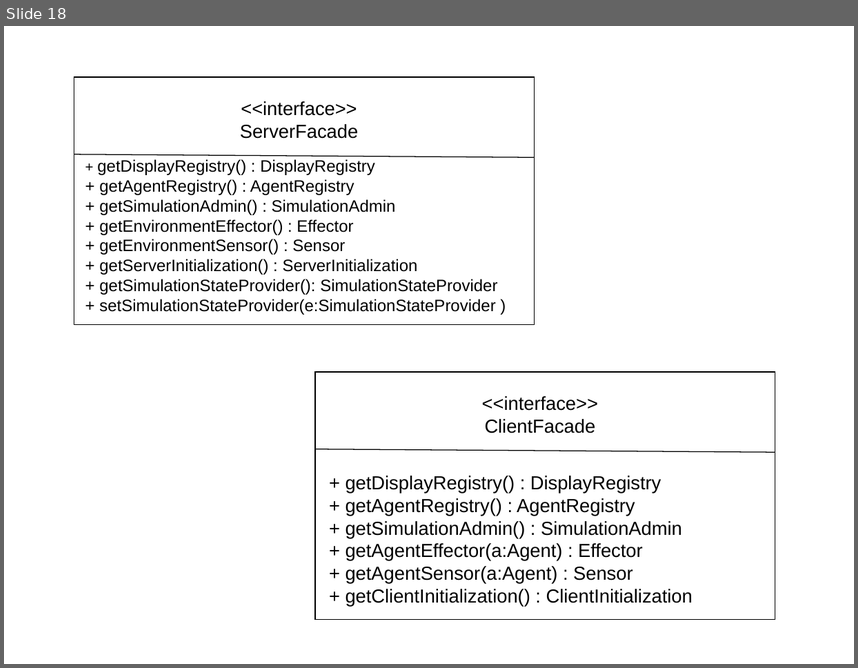
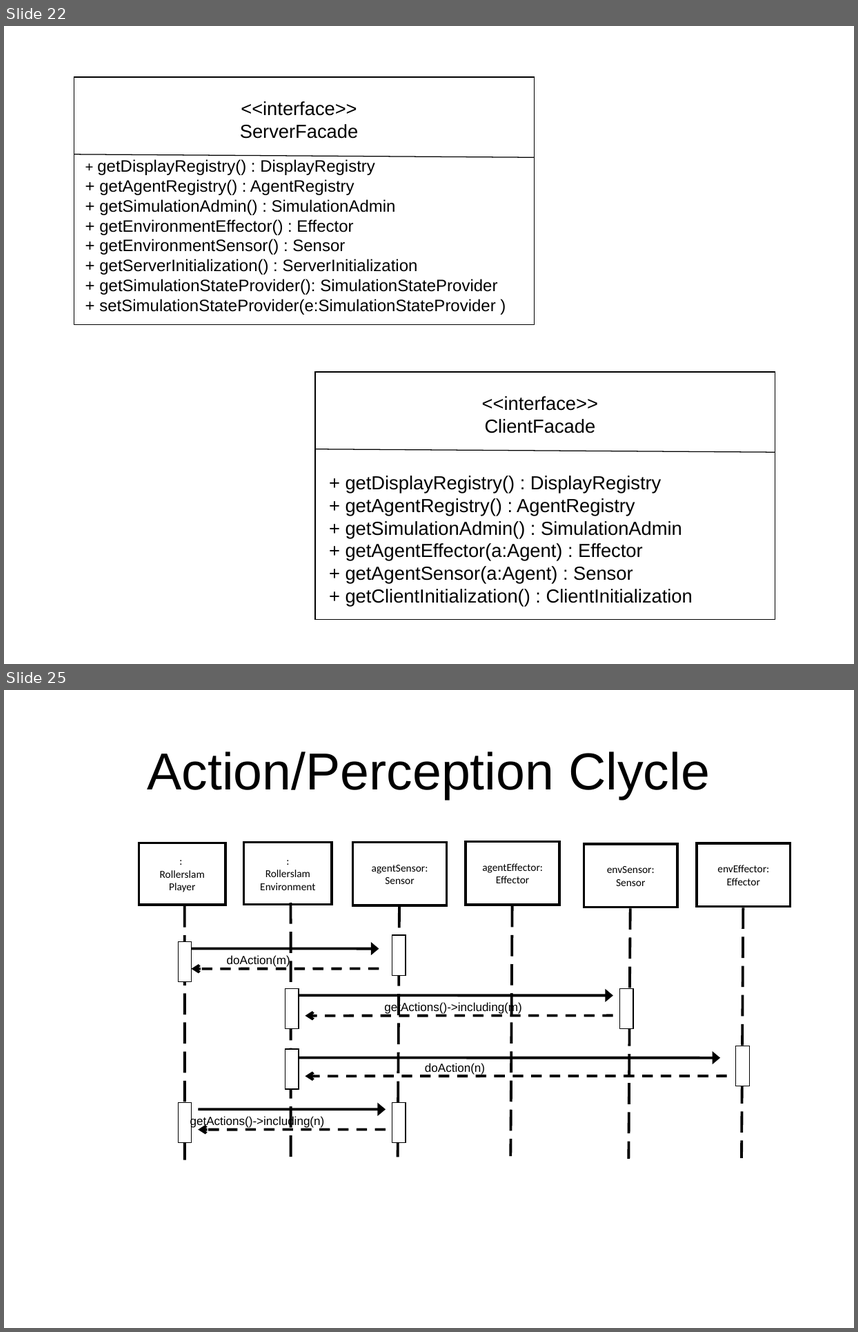
Before and after one commit to krishprince/rollerslam, a slide deck: docs/UML.ppt. Shown one above the other, each under a label of ours: slide 18 before the commit, slides 22 and 25 after it; the slides between them are not shown. The pictures are 858x668 and 858x1332 pixels, drawn with LibreOffice and Linux fonts; fonts in the diff are those of the drawing. Boxes give left, top, right and bottom in pixels: in the first picture for what was removed or moved away, otherwise in the second. Text is boxed around its words. In the diff, an @@ line names an element or a change of style, - is before the commit and + after.

Commit message:
updating presentation refactoring test agents

```diff
--- a/docs/UML.ppt
+++ b/docs/UML.ppt
@@ slide 25 added at (4, 690, 854, 1328), background #FFFFFF @@
@@ title added at (148, 751, 710, 799), 44 pt, text #000000 @@
+Action/Perception Clycle
@@ rectangle added at (139, 843, 226, 905), fill #FFFFFF, outline #000000 2.01 pt, 9 pt, text #000000 @@
+:
+Rollerslam
+Player
@@ rectangle added at (243, 842, 332, 904), fill #FFFFFF, outline #000000 2.01 pt, 9 pt, text #000000 @@
+:
+Rollerslam
+Environment
@@ rectangle added at (352, 842, 446, 905), fill #FFFFFF, outline #000000 2.01 pt, 9 pt, text #000000 @@
+agentSensor:
+Sensor
@@ rectangle added at (466, 841, 559, 904), fill #FFFFFF, outline #000000 2.01 pt, 9 pt, text #000000 @@
+agentEffector:
+Effector
@@ rectangle added at (584, 844, 677, 907), fill #FFFFFF, outline #000000 2.01 pt, 9 pt, text #000000 @@
+envSensor:
+Sensor
@@ rectangle added at (697, 843, 791, 906), fill #FFFFFF, outline #000000 2.01 pt, 9 pt, text #000000 @@
+envEffector:
+Effector
@@ line added from (185, 906) to (185, 1160), #000000 2.24 pt dashed @@
@@ line added from (290, 903) to (290, 1156), #000000 2.24 pt dashed @@
@@ line added from (399, 907) to (397, 1156), #000000 2.24 pt dashed @@
@@ line added from (513, 906) to (510, 1156), #000000 2.24 pt dashed @@
@@ line added from (631, 909) to (629, 1159), #000000 2.24 pt dashed @@
@@ line added from (744, 907) to (742, 1158), #000000 2.24 pt dashed @@
@@ rectangle added at (392, 935, 406, 975), fill #FFFFFF, outline #000000 0.74 pt @@
@@ rectangle added at (179, 942, 192, 982), fill #FFFFFF, outline #000000 0.74 pt @@
@@ arrow added from (191, 949) to (379, 949), #000000 2.24 pt @@
@@ text added at (227, 955, 290, 967), 10 pt, text #000000 @@
+doAction(m)
@@ arrow added from (379, 969) to (191, 969), #000000 2.24 pt dashed @@
@@ rectangle added at (286, 988, 299, 1028), fill #FFFFFF, outline #000000 0.74 pt @@
@@ arrow added from (298, 995) to (613, 995), #000000 2.24 pt @@
@@ rectangle added at (619, 988, 633, 1028), fill #FFFFFF, outline #000000 0.74 pt @@
@@ arrow added from (613, 1016) to (305, 1016), #000000 2.24 pt dashed @@
@@ text added at (384, 1001, 522, 1014), 10 pt, text #000000 @@
+getActions()->including(m)
@@ rectangle added at (286, 1049, 299, 1089), fill #FFFFFF, outline #000000 0.74 pt @@
@@ arrow added from (298, 1057) to (721, 1057), #000000 2.24 pt @@
@@ rectangle added at (736, 1045, 749, 1085), fill #FFFFFF, outline #000000 0.74 pt @@
@@ arrow added from (726, 1076) to (305, 1076), #000000 2.24 pt dashed @@
@@ text added at (425, 1063, 485, 1074), 10 pt, text #000000 @@
+doAction(n)
@@ rectangle added at (179, 1103, 192, 1142), fill #FFFFFF, outline #000000 0.74 pt @@
@@ rectangle added at (392, 1103, 406, 1142), fill #FFFFFF, outline #000000 0.74 pt @@
@@ text added at (190, 1115, 325, 1127), 10 pt, text #000000 @@
+getActions()->including(n)
@@ arrow added from (198, 1109) to (386, 1109), #000000 2.24 pt @@
@@ arrow added from (386, 1130) to (198, 1130), #000000 2.24 pt dashed @@
@@ what was slide 18 is now slide 22 @@
```
Also in this commit, not shown: 5 slides changed, 5 other slides added.
